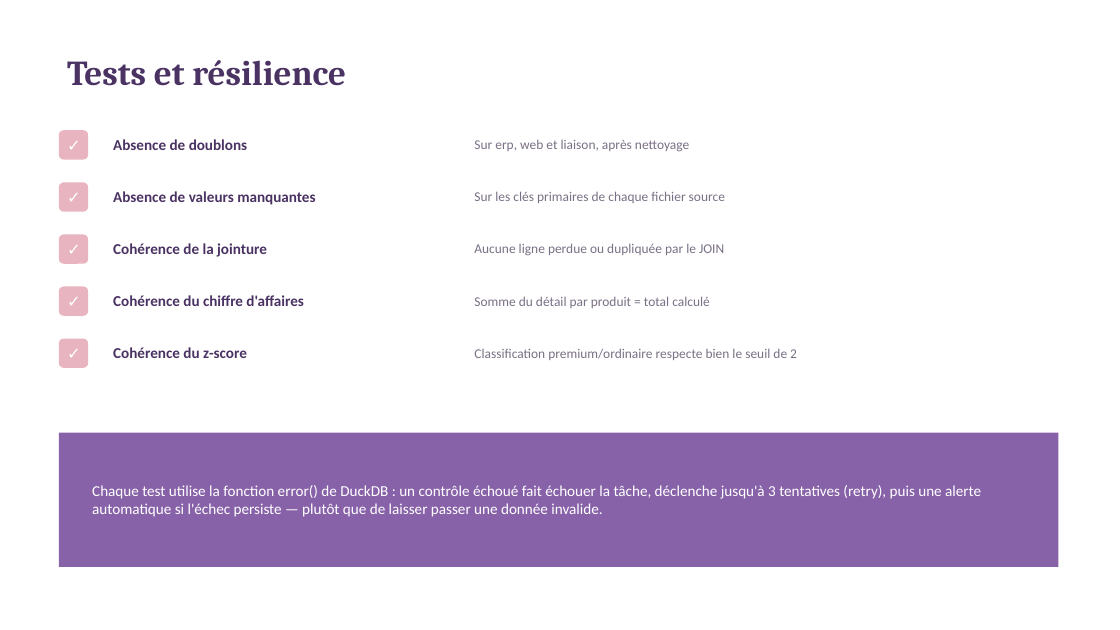
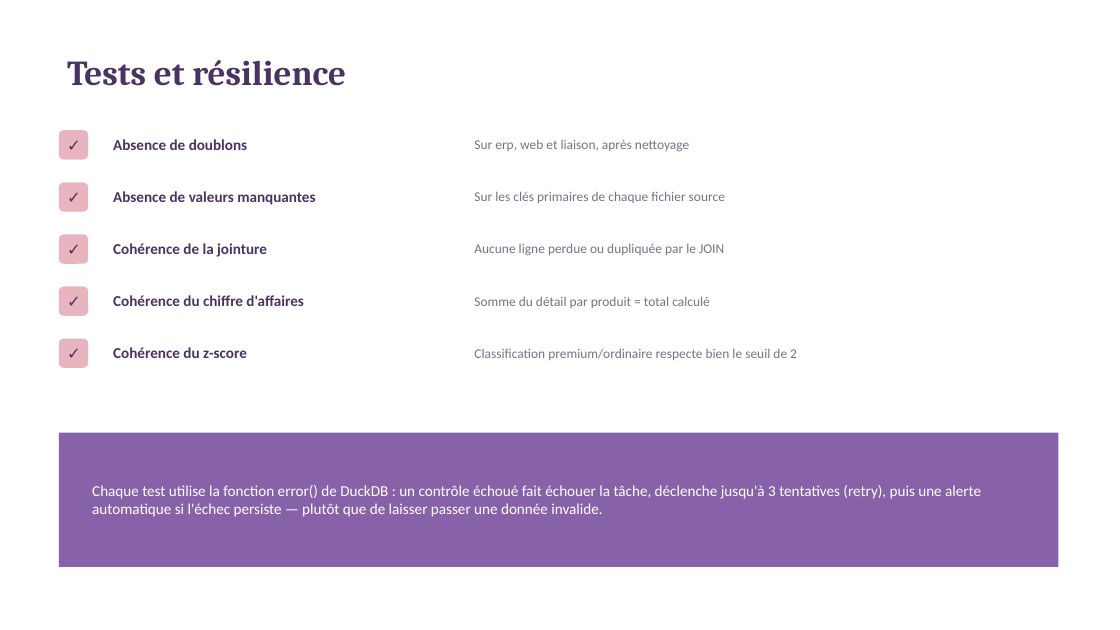
Before and after one commit to dorrazch-hue/bottleneck-data-pipeline, a slide deck: slide 8 of bottleneck_presentation.pptx. Drawn at 1120x630 pixels with LibreOffice and Linux fonts; fonts in the diff are those of the drawing. Boxes give left, top, right and bottom in pixels: in the first picture for what was removed or moved away, otherwise in the second. Text is boxed around its words. In the diff, an @@ line names an element or a change of style, - is before the commit and + after.

```diff
--- a/bottleneck_presentation.pptx
+++ b/bottleneck_presentation.pptx
@@ text colour #FFFFFF to #4A3363 in 5 elements at <box>59,130,88,160</box>, <box>59,182,88,212</box>, <box>59,234,88,264</box>, <box>59,287,88,316</box>, <box>59,339,88,368</box> @@
```
Also in this commit, not shown: 3 other slides changed.
